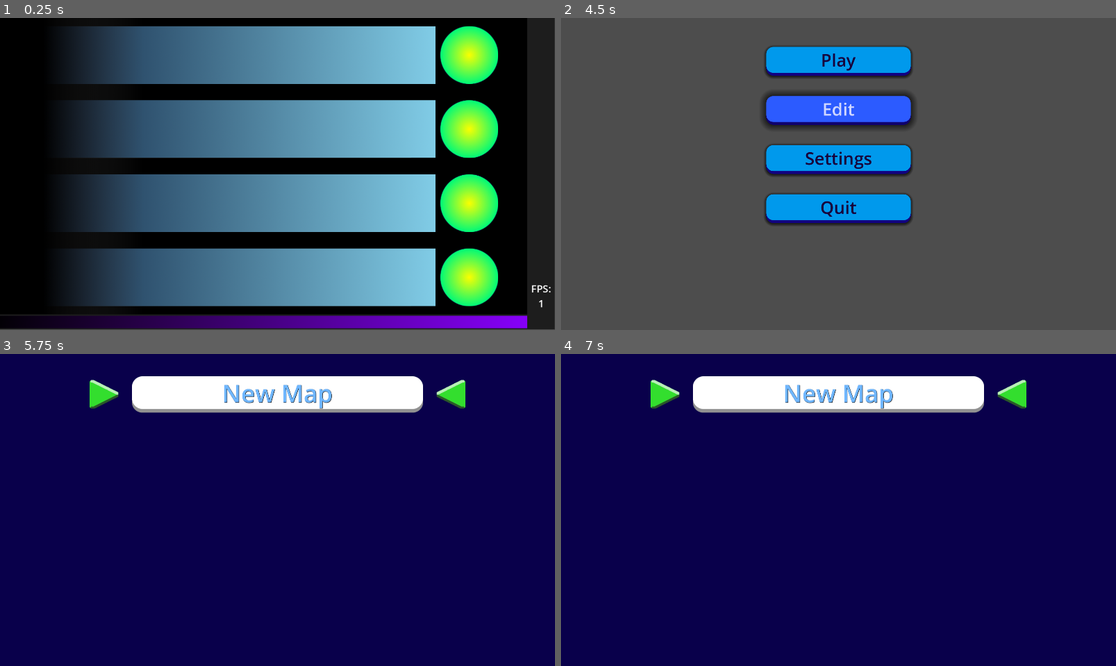
Above: before the commit, frames 1-4 (two rows, left to right).
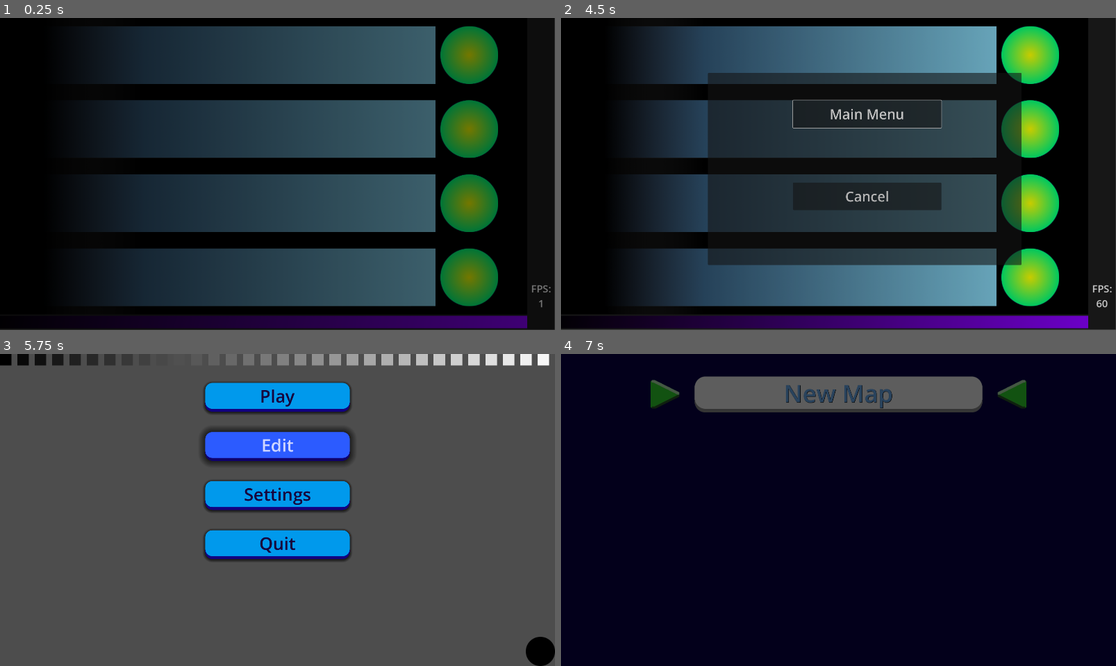
Above: after the commit, the same moments.

Repository: JoeVo1/RhythmGame
Game: Godot game, scene res://Scenes/game.tscn
Two runs of this game, one before a commit and one after it. Both use one fixed random seed, a clock stepped at 60 frames per second and the inputs below. This scene is started directly instead of the project's main scene.
Inputs (mouse positions are in pixels of both pictures, inside the frame that each line leads up to):
- Up to frame 1 (0.25 s): no input
- Up to frame 2 (4.5 s): tap Enter (ui_accept) at 0.5, 2, 3.5 s; move the mouse to (960, 158) at 0.52 s; hold Right (ui_right) 0.53-1.25 s; hold Enter (ui_accept) 0.53-1.25 s; click (960, 158) at 0.67 s; drag from (727, 189) to (1032, 55) at 1.27 s; move the mouse to (894, 105) at 2.02 s; hold Right (ui_right) 2.03-2.75 s; hold Enter (ui_accept) 2.03-2.75 s; click (894, 105) at 2.17 s; drag from (810, 236) to (1032, 55) at 2.77 s; move the mouse to (1005, 220) at 3.52 s; hold Left (ui_left) 3.53-4.25 s; hold Enter (ui_accept) 3.53-4.25 s; click (1005, 220) at 3.67 s; tap Escape (ui_cancel) at 4.15 s; click "Main Menu" at 4.25 s
- Up to frame 3 (5.75 s): click (277, 447) at 5 s, where only the run before the commit has a clickable "Edit"
- Up to frame 4 (7 s): click (838, 447) at 5.75 s, where only the run after the commit has a clickable "Edit"; click (838, 397) at 6.5 s, where only the run after the commit has a clickable "Play"

The runs differ from the first frame. In frame 1, 57% of the frame differs, in the area x 0-100%, y 2-100%; in frame 2, 98%; in frame 3, 100%; in frame 4, 100%, in the area x 0-100%, y 0-100%.
Error before the commit: Invalid access to property or key 'audio' on a base object of type 'Nil'. (res://Scripts/game.gd:20)
Error after the commit: Invalid access to property or key 'audio' on a base object of type 'Nil'. (res://Scripts/game.gd:23)

Commit message:
transitions menu audio visualizer

Diff:
--- /dev/null
+++ b/AudioVisualizer.gd
@@ -0,0 +1,60 @@
+extends Control
+
+@onready
+var spectrum = AudioServer.get_bus_effect_instance(1,0)
+
+@onready
+var swatches = $Swatches.get_children()
+
+const VU_COUNT = 32
+const HEIGHT = 3000
+const FREQ_MAX = 11050.0
+
+const MIN_DB = 70
+var volume = 0.0
+
+func _ready():
+	$AudioStreamPlayer.volume_db = SaveSettings.readData().audio
+	var i = 0
+	for swatch in swatches:
+		swatch.self_modulate = Color(i,i,i)
+		i +=0.03125
+
+func _process(delta):
+	if(!$AudioStreamPlayer.playing):
+		return
+	var prev_hz = 0
+	for i in range(1,VU_COUNT+1):
+		var hz = i * FREQ_MAX / VU_COUNT;
+		var f = spectrum.get_magnitude_for_frequency_range(prev_hz,hz)
+		var energy = clamp((MIN_DB + linear_to_db(f.length()))/MIN_DB,0,1)
+		var height = energy * HEIGHT
+
+		prev_hz = hz
+
+		var bottomRightRect = swatches[i - 1]
+
+		var tween = get_tree().create_tween()
+
+		tween.tween_property(bottomRightRect, "size", Vector2(bottomRightRect.size.x, height), 0.05)
+
+
+func playSong(songPath):
+	var song = null
+	songPath = "user://Songs/" + songPath
+	for file in DirAccess.get_files_at(songPath):
+		if(file.ends_with("ogg")):
+			song = file
+	if(song == null):
+		get_parent()._ready()
+		return
+	$AudioStreamPlayer.stream = AudioStreamOggVorbis.load_from_file(songPath + '/' + song)
+	$AudioStreamPlayer.play()
+
+func setVolume(vol):
+	$AudioStreamPlayer.volume_db += vol
+	volume = $AudioStreamPlayer.volume_db
+
+func initVolume(vol):
+	$AudioStreamPlayer.volume_db = vol
+	volume = $AudioStreamPlayer.volume_db
--- a/Prefabs/NoteCollider.tscn
+++ b/Prefabs/NoteCollider.tscn
@@ -6,13 +6,13 @@
 size = Vector2(250, 200)
 
 [sub_resource type="RectangleShape2D" id="RectangleShape2D_jnk6n"]
-size = Vector2(80, 200)
+size = Vector2(46, 200)
 
 [sub_resource type="RectangleShape2D" id="RectangleShape2D_766un"]
-size = Vector2(50, 200)
+size = Vector2(31, 200)
 
 [sub_resource type="RectangleShape2D" id="RectangleShape2D_txkby"]
-size = Vector2(20, 200)
+size = Vector2(16, 200)
 
 [node name="noteCollider" type="Node2D"]
 script = ExtResource("1_f2amj")
@@ -25,16 +25,19 @@
 [node name="OkayArea" type="Area2D" parent="."]
 
 [node name="CollisionShape2D" type="CollisionShape2D" parent="OkayArea"]
+position = Vector2(-17, 0)
 shape = SubResource("RectangleShape2D_jnk6n")
 
 [node name="GoodArea" type="Area2D" parent="."]
 
 [node name="CollisionShape2D" type="CollisionShape2D" parent="GoodArea"]
+position = Vector2(-9.5, 0)
 shape = SubResource("RectangleShape2D_766un")
 
 [node name="PerfectArea" type="Area2D" parent="."]
 
 [node name="CollisionShape2D" type="CollisionShape2D" parent="PerfectArea"]
+position = Vector2(-2, 0)
 shape = SubResource("RectangleShape2D_txkby")
 
 [connection signal="area_entered" from="MissArea" to="." method="_on_miss_area_area_entered"]
--- /dev/null
+++ b/Prefabs/audio_visualizer.tscn
@@ -0,0 +1,208 @@
+[gd_scene load_steps=2 format=3 uid="uid://c6n5p8l5rren5"]
+
+[ext_resource type="Script" path="res://AudioVisualizer.gd" id="1_70aoh"]
+
+[node name="AudioVisualizer" type="Control"]
+layout_mode = 3
+anchors_preset = 15
+anchor_right = 1.0
+anchor_bottom = 1.0
+grow_horizontal = 2
+grow_vertical = 2
+script = ExtResource("1_70aoh")
+
+[node name="AudioStreamPlayer" type="AudioStreamPlayer" parent="."]
+bus = &"Music"
+
+[node name="Swatches" type="Node" parent="."]
+
+[node name="ColorRect" type="ColorRect" parent="Swatches"]
+z_index = -1
+offset_right = 40.0
+offset_bottom = 40.0
+
+[node name="ColorRect2" type="ColorRect" parent="Swatches"]
+z_index = -1
+offset_left = 60.0
+offset_right = 100.0
+offset_bottom = 40.0
+
+[node name="ColorRect3" type="ColorRect" parent="Swatches"]
+z_index = -1
+offset_left = 120.0
+offset_right = 160.0
+offset_bottom = 40.0
+
+[node name="ColorRect4" type="ColorRect" parent="Swatches"]
+z_index = -1
+offset_left = 180.0
+offset_right = 220.0
+offset_bottom = 40.0
+
+[node name="ColorRect5" type="ColorRect" parent="Swatches"]
+z_index = -1
+offset_left = 240.0
+offset_right = 280.0
+offset_bottom = 40.0
+
+[node name="ColorRect6" type="ColorRect" parent="Swatches"]
+z_index = -1
+offset_left = 300.0
+offset_right = 340.0
+offset_bottom = 40.0
+
+[node name="ColorRect7" type="ColorRect" parent="Swatches"]
+z_index = -1
+offset_left = 360.0
+offset_right = 400.0
+offset_bottom = 40.0
+
+[node name="ColorRect8" type="ColorRect" parent="Swatches"]
+z_index = -1
+offset_left = 420.0
+offset_right = 460.0
+offset_bottom = 40.0
+
+[node name="ColorRect9" type="ColorRect" parent="Swatches"]
+z_index = -1
+offset_left = 480.0
+offset_right = 520.0
+offset_bottom = 40.0
+
+[node name="ColorRect10" type="ColorRect" parent="Swatches"]
+z_index = -1
+offset_left = 540.0
+offset_right = 580.0
+offset_bottom = 40.0
+
+[node name="ColorRect11" type="ColorRect" parent="Swatches"]
+z_index = -1
+offset_left = 600.0
+offset_right = 640.0
+offset_bottom = 40.0
+
+[node name="ColorRect12" type="ColorRect" parent="Swatches"]
+z_index = -1
+offset_left = 660.0
+offset_right = 700.0
+offset_bottom = 40.0
+
+[node name="ColorRect13" type="ColorRect" parent="Swatches"]
+z_index = -1
+offset_left = 720.0
+offset_right = 760.0
+offset_bottom = 40.0
+
+[node name="ColorRect14" type="ColorRect" parent="Swatches"]
+z_index = -1
+offset_left = 780.0
+offset_right = 820.0
+offset_bottom = 40.0
+
+[node name="ColorRect15" type="ColorRect" parent="Swatches"]
+z_index = -1
+offset_left = 840.0
+offset_right = 880.0
+offset_bottom = 40.0
+
+[node name="ColorRect16" type="ColorRect" parent="Swatches"]
+z_index = -1
+offset_left = 900.0
+offset_right = 940.0
+offset_bottom = 40.0
+
+[node name="ColorRect17" type="ColorRect" parent="Swatches"]
+z_index = -1
+offset_left = 960.0
+offset_right = 1000.0
+offset_bottom = 40.0
+
+[node name="ColorRect18" type="ColorRect" parent="Swatches"]
+z_index = -1
+offset_left = 1020.0
+offset_right = 1060.0
+offset_bottom = 40.0
+
+[node name="ColorRect19" type="ColorRect" parent="Swatches"]
+z_index = -1
+offset_left = 1080.0
+offset_right = 1120.0
+offset_bottom = 40.0
+
+[node name="ColorRect20" type="ColorRect" parent="Swatches"]
+z_index = -1
+offset_left = 1140.0
+offset_right = 1180.0
+offset_bottom = 40.0
+
+[node name="ColorRect21" type="ColorRect" parent="Swatches"]
+z_index = -1
+offset_left = 1200.0
+offset_right = 1240.0
+offset_bottom = 40.0
+
+[node name="ColorRect22" type="ColorRect" parent="Swatches"]
+z_index = -1
+offset_left = 1260.0
+offset_right = 1300.0
+offset_bottom = 40.0
+
+[node name="ColorRect23" type="ColorRect" parent="Swatches"]
+z_index = -1
+offset_left = 1320.0
+offset_right = 1360.0
+offset_bottom = 40.0
+
+[node name="ColorRect24" type="ColorRect" parent="Swatches"]
+z_index = -1
+offset_left = 1380.0
+offset_right = 1420.0
+offset_bottom = 40.0
+
+[node name="ColorRect25" type="ColorRect" parent="Swatches"]
+z_index = -1
+offset_left = 1440.0
+offset_right = 1480.0
+offset_bottom = 40.0
+
+[node name="ColorRect26" type="ColorRect" parent="Swatches"]
+z_index = -1
+offset_left = 1500.0
+offset_right = 1540.0
+offset_bottom = 40.0
+
+[node name="ColorRect27" type="ColorRect" parent="Swatches"]
+z_index = -1
+offset_left = 1560.0
+offset_right = 1600.0
+offset_bottom = 40.0
+
+[node name="ColorRect28" type="ColorRect" parent="Swatches"]
+z_index = -1
+offset_left = 1620.0
+offset_right = 1660.0
+offset_bottom = 40.0
+
+[node name="ColorRect29" type="ColorRect" parent="Swatches"]
+z_index = -1
+offset_left = 1680.0
+offset_right = 1720.0
+offset_bottom = 40.0
+
+[node name="ColorRect30" type="ColorRect" parent="Swatches"]
+z_index = -1
+offset_left = 1740.0
+offset_right = 1780.0
+offset_bottom = 40.0
+
+[node name="ColorRect31" type="ColorRect" parent="Swatches"]
+z_index = -1
+offset_left = 1800.0
+offset_right = 1840.0
+offset_bottom = 40.0
+
+[node name="ColorRect32" type="ColorRect" parent="Swatches"]
+z_index = -1
+offset_left = 1860.0
+offset_right = 1900.0
+offset_bottom = 40.0
--- /dev/null
+++ b/Prefabs/transition.tscn
@@ -0,0 +1,74 @@
+[gd_scene load_steps=4 format=3 uid="uid://dmj3dvw2qrrx6"]
+
+[sub_resource type="Animation" id="Animation_3t6b7"]
+resource_name = "fade_in"
+length = 0.5
+tracks/0/type = "value"
+tracks/0/imported = false
+tracks/0/enabled = true
+tracks/0/path = NodePath("Transition/ColorRect2:self_modulate")
+tracks/0/interp = 1
+tracks/0/loop_wrap = true
+tracks/0/keys = {
+"times": PackedFloat32Array(0, 0.5),
+"transitions": PackedFloat32Array(1, 1),
+"update": 0,
+"values": [Color(0, 0, 0, 1), Color(0, 0, 0, 0)]
+}
+tracks/1/type = "value"
+tracks/1/imported = false
+tracks/1/enabled = true
+tracks/1/path = NodePath("Transition/ColorRect2:visible")
+tracks/1/interp = 1
+tracks/1/loop_wrap = true
+tracks/1/keys = {
+"times": PackedFloat32Array(0, 0.5),
+"transitions": PackedFloat32Array(1, 1),
+"update": 1,
+"values": [true, false]
+}
+
+[sub_resource type="Animation" id="Animation_27ymq"]
+resource_name = "fade_out"
+tracks/0/type = "value"
+tracks/0/imported = false
+tracks/0/enabled = true
+tracks/0/path = NodePath("Transition/ColorRect2:self_modulate")
+tracks/0/interp = 1
+tracks/0/loop_wrap = true
+tracks/0/keys = {
+"times": PackedFloat32Array(0, 1),
+"transitions": PackedFloat32Array(1, 1),
+"update": 0,
+"values": [Color(0, 0, 0, 0), Color(0, 0, 0, 1)]
+}
+tracks/1/type = "value"
+tracks/1/imported = false
+tracks/1/enabled = true
+tracks/1/path = NodePath("Transition/ColorRect2:visible")
+tracks/1/interp = 1
+tracks/1/loop_wrap = true
+tracks/1/keys = {
+"times": PackedFloat32Array(0),
+"transitions": PackedFloat32Array(1),
+"update": 1,
+"values": [true]
+}
+
+[sub_resource type="AnimationLibrary" id="AnimationLibrary_b3h1c"]
+_data = {
+"fade_in": SubResource("Animation_3t6b7"),
+"fade_out": SubResource("Animation_27ymq")
+}
+
+[node name="Transition" type="AnimationPlayer"]
+libraries = {
+"": SubResource("AnimationLibrary_b3h1c")
+}
+
+[node name="ColorRect2" type="ColorRect" parent="."]
+visible = false
+self_modulate = Color(0, 0, 0, 1)
+z_index = 10
+offset_right = 2020.0
+offset_bottom = 1200.0
--- a/Scenes/SongSelection.tscn
+++ b/Scenes/SongSelection.tscn
@@ -1,8 +1,9 @@
-[gd_scene load_steps=4 format=3 uid="uid://xlgdfegog77e"]
+[gd_scene load_steps=5 format=3 uid="uid://xlgdfegog77e"]
 
 [ext_resource type="Script" path="res://Scripts/SongSelection.gd" id="1_7ad2l"]
 [ext_resource type="Texture2D" uid="uid://btwava1ekqde3" path="res://Assets/arrow.png" id="2_36y4i"]
 [ext_resource type="Script" path="res://Scripts/Arrows.gd" id="2_mv6ht"]
+[ext_resource type="PackedScene" uid="uid://dmj3dvw2qrrx6" path="res://Prefabs/transition.tscn" id="4_0cbcg"]
 
 [node name="SongSelection" type="Node2D"]
 script = ExtResource("1_7ad2l")
@@ -34,3 +35,5 @@
 position = Vector2(-600, 0)
 scale = Vector2(-1, 1)
 texture = ExtResource("2_36y4i")
+
+[node name="Transition" parent="." instance=ExtResource("4_0cbcg")]
--- a/Scenes/edit.tscn
+++ b/Scenes/edit.tscn
@@ -238,6 +238,8 @@
 offset_right = 2400.0
 offset_bottom = 971.0
 
+[node name="Notes" type="Node" parent="."]
+
 [connection signal="beat" from="Conductor" to="." method="_on_conductor_beat"]
 [connection signal="value_changed" from="UI/BPM" to="." method="_on_bpm_value_changed"]
 [connection signal="value_changed" from="UI/Delay" to="." method="_on_delay_value_changed"]
--- a/Scenes/game.tscn
+++ b/Scenes/game.tscn
@@ -12,8 +12,9 @@
 [ext_resource type="Texture2D" uid="uid://duha318pwi42l" path="res://Assets/BackGroundaddition.png" id="9_rnyqd"]
 [ext_resource type="Texture2D" uid="uid://5gpbmcbv3n0t" path="res://Assets/circle.png" id="11_bn4rh"]
 [ext_resource type="Texture2D" uid="uid://bvhagsj1wllfi" path="res://Assets/circleinner.png" id="12_se3sn"]
-[ext_resource type="Script" path="res://Scenes/ClosingDoors.gd" id="13_f0c6j"]
+[ext_resource type="Script" path="res://Scripts/ClosingDoors.gd" id="13_hrdxn"]
 [ext_resource type="Texture2D" uid="uid://2a7e7mwactfc" path="res://Assets/closingScene.png" id="14_lnmbo"]
+[ext_resource type="PackedScene" uid="uid://dmj3dvw2qrrx6" path="res://Prefabs/transition.tscn" id="15_fe18q"]
 
 [sub_resource type="AudioStream" id="AudioStream_26cnw"]
 
@@ -25,7 +26,7 @@
 centered = false
 
 [node name="Sprite2D" type="Sprite2D" parent="BackGrounds"]
-top_level = true
+z_index = 2
 texture = ExtResource("3_vrf2l")
 centered = false
 
@@ -158,7 +159,7 @@
 [node name="Notes" type="Node" parent="."]
 
 [node name="Doors" type="Node2D" parent="."]
-script = ExtResource("13_f0c6j")
+script = ExtResource("13_hrdxn")
 topDestination = -132.5
 bottemDestination = 277.0
 
@@ -181,7 +182,7 @@
 
 [node name="Panel" type="Panel" parent="Doors"]
 visible = false
-self_modulate = Color(0, 0, 0, 1)
+self_modulate = Color(0, 0, 0, 0)
 z_index = 5
 offset_left = 40.0
 offset_top = 50.0
@@ -273,6 +274,11 @@
 theme_override_font_sizes/font_size = 50
 text = "Perfect: "
 
+[node name="Transition" parent="." instance=ExtResource("15_fe18q")]
+
+[node name="FinishTimer" type="Timer" parent="."]
+one_shot = true
+
 [connection signal="beat" from="Conductor" to="." method="_on_conductor_beat"]
 [connection signal="songFinished" from="Conductor" to="." method="_on_conductor_song_finished"]
 [connection signal="button_down" from="Panel/BackBtn" to="." method="_on_back_btn_button_down"]
--- a/Scenes/main_menu.tscn
+++ b/Scenes/main_menu.tscn
@@ -1,6 +1,10 @@
-[gd_scene load_steps=5 format=3 uid="uid://c6qut1teuwudk"]
+[gd_scene load_steps=9 format=3 uid="uid://c6qut1teuwudk"]
 
 [ext_resource type="Script" path="res://Scripts/main_menu.gd" id="1_oqj31"]
+[ext_resource type="PackedScene" uid="uid://c6n5p8l5rren5" path="res://Prefabs/audio_visualizer.tscn" id="2_i2jmd"]
+[ext_resource type="Texture2D" uid="uid://5gpbmcbv3n0t" path="res://Assets/circle.png" id="3_m1d8i"]
+[ext_resource type="Texture2D" uid="uid://bvhagsj1wllfi" path="res://Assets/circleinner.png" id="4_jsqoh"]
+[ext_resource type="PackedScene" uid="uid://dmj3dvw2qrrx6" path="res://Prefabs/transition.tscn" id="5_sunvn"]
 
 [sub_resource type="StyleBoxFlat" id="StyleBoxFlat_74css"]
 bg_color = Color(0.1741, 0.358487, 1, 1)
@@ -85,6 +89,31 @@
 theme = SubResource("Theme_mg802")
 text = "Quit"
 
+[node name="AudioVisualizer" parent="." instance=ExtResource("2_i2jmd")]
+layout_mode = 1
+offset_top = 1080.0
+offset_right = 0.000976563
+offset_bottom = 1080.0
+
+[node name="VolumeBar" type="TextureProgressBar" parent="."]
+z_index = 1
+layout_mode = 0
+offset_left = 1819.0
+offset_top = 979.0
+offset_right = 1920.0
+offset_bottom = 1080.0
+min_value = -80.0
+max_value = 24.0
+value = -80.0
+fill_mode = 4
+texture_under = ExtResource("3_m1d8i")
+texture_progress = ExtResource("4_jsqoh")
+
+[node name="Timer" type="Timer" parent="."]
+wait_time = 1.5
+
+[node name="Transition" parent="." instance=ExtResource("5_sunvn")]
+
 [connection signal="button_down" from="PlayBtn" to="." method="_on_play_btn_button_down"]
 [connection signal="button_down" from="EditBtn" to="." method="_on_edit_btn_button_down"]
 [connection signal="button_down" from="SettingsBtn" to="." method="_on_settings_btn_button_down"]
--- a/Scenes/ClosingDoors.gd
+++ b/Scripts/ClosingDoors.gd
@@ -3,12 +3,16 @@
 @export var topDestination: float
 @export var bottemDestination: float
 var closing = false
+var mod = false
 
 func _physics_process(delta):
 	if(!closing):
 		return
 	$Top.position.y = lerpf($Top.position.y, topDestination, 0.05)
 	$Bottem.position.y = lerpf($Bottem.position.y, bottemDestination, 0.05)
+	if(mod):
+		if($Panel.self_modulate.a < 1):
+			$Panel.self_modulate += Color(0.2,0.2,0.2) * delta
 
 func closeDoors():
 	closing = true
@@ -20,4 +24,5 @@
 	$Panel/Okay/Label.text += str(Collider.okayScore)
 	$Panel/Good/Label.text += str(Collider.goodScore)
 	$Panel/Perfect/Label.text += str(Collider.perfectScore)
+	mod = true
 	$Panel.visible = true
--- a/Scripts/SongSelection.gd
+++ b/Scripts/SongSelection.gd
@@ -16,6 +16,7 @@
 static var songToPlay
 var dir
 var noteGUIs: Array
+var changingScene = false
 
 func _physics_process(delta):
 	$ScrollContainer.scroll_vertical = lerp(float($ScrollContainer.scroll_vertical), float(pos2), switchSpeed * delta)
@@ -38,14 +39,25 @@
 		SetColor(0)
 
 	if(event.is_action_pressed("ui_accept")):
+		if(changingScene):
+			return
+		changingScene = true
+		$Transition.play("fade_out")
+		await $Transition.animation_finished
 		loadSong(0)
 
 	if(event.is_action_pressed("ui_cancel")):
+		if(changingScene):
+			return
+		changingScene = true
+		$Transition.play("fade_out")
+		await $Transition.animation_finished
 		var GameInstance = mainMenu.instantiate()
 		get_parent().add_child(GameInstance)
 		queue_free()
 
 func changeGameScene(sceneIndex):
+	$Transition.play("fade_in")
 	var editor = false
 	match sceneIndex:
 		0:
@@ -86,7 +98,7 @@
 			loadSong(int(event.position.y + 80)/ guiOffset - 1)
 
 func SetColor(i):
-	if(i + curPos > dir.size() || dir[curPos + i] == "New Map"):
+	if(i + curPos > dir.size() - 1 || dir[curPos + i] == "New Map"):
 		return
 	var dataPath = null
 	for file in DirAccess.get_files_at(path + str(dir[curPos + i])):
@@ -94,7 +106,7 @@
 			dataPath = path + dir[curPos + i] + '/' + file
 	if(dataPath == null):
 		return
-	var songData = parseFile(dataPath)
+	var songData: Dictionary = parseFile(dataPath)
 	if(!songData.has("color")):
 		noteGUIs[curPos + i].self_modulate = Color(0.556952,1,0.579451,1)
 		return
--- a/Scripts/editor.gd
+++ b/Scripts/editor.gd
@@ -186,7 +186,7 @@
 
 func spawnNote(lane, _char):
 	NoteInstance = Note.instantiate()
-	add_child(NoteInstance)
+	$Notes.add_child(NoteInstance)
 	NoteInstance.initialize(lane, _char, approachRate)
 
 func parseFile(_path):
@@ -211,7 +211,7 @@
 	var notes : Array
 	data["bpm"] = bpm
 	data["delay"] = delay
-
+	var i = 0
 	for note in allNotes.values():
 		var dic : Dictionary
 		dic["beat"] = note.beat
@@ -226,7 +226,7 @@
 	else:
 		data["color"] = var_to_str(Color(1,1,1,1))
 	if(path == "user://Songs/New Map"):
-		var i = 0
+
 		while(true):
 			if(DirAccess.dir_exists_absolute(path + str(i))):
 				i+=1
@@ -239,6 +239,11 @@
 		return
 	var file = FileAccess.open(dataPath, FileAccess.WRITE)
 	file.store_string(JSON.stringify(data))
+	var songfile = FileAccess.open(songPath, FileAccess.READ)
+	songfile = songfile.get_buffer(INF)
+	print(songfile)
+	var newSongFile = FileAccess.open(path + str(i) + "/song.ogg", FileAccess.WRITE)
+	newSongFile.store_buffer(songfile)
 
 func customSort(a,b):
 	return a.beat < b.beat
--- a/Scripts/game.gd
+++ b/Scripts/game.gd
@@ -13,10 +13,13 @@
 var currentBeat = 0
 var maxBeats
 var delay
-var color
+var color: Color
 var approachRate = 2
+var changingScene = false
 # Called when the node enters the scene tree for the first time.
 func _ready():
+	$Doors.set_process(false)
+	$Transition.play("fade_in")
 	conductor.volume_db = SaveSettings.readData().audio
 	for file in DirAccess.get_files_at(path):
 		if(file.ends_with(".ogg")):
@@ -26,6 +29,8 @@
 	songData = parseFile(dataPath)
 	conductor.loadSong(songPath,bpm,delay)
 	$TextureProgressBar.max_value = conductor.song_length
+	color *= 0.2
+	color.a = 1
 	$Doors/Top.self_modulate = color
 	$Doors/Bottem.self_modulate = color
 
@@ -93,21 +98,27 @@
 func customSort(a,b):
 	return a.beat < b.beat
 
-
 func _on_back_btn_button_down():
+	if(changingScene):
+		return
+	changingScene = true
 	SaveSettings.writeData(conductor.volume_db)
+	$Transition.play("fade_out")
+	await $Transition.animation_finished
 	get_tree().current_scene = self
 	get_tree().change_scene_to_file("res://Scenes/main_menu.tscn")
-
 
 func _on_cancel_btn_button_down():
 	conductor.stream_paused = false
 	note_.pause = false
 	$Panel.visible = false
 
-
 func _on_conductor_song_finished():
+	$FinishTimer.wait_time = conductor.sec_per_beat * 4
+	$FinishTimer.start()
+	await $FinishTimer.timeout
 	SaveSettings.writeData(conductor.volume_db)
+	$Doors.set_process(true)
 	$Doors.closeDoors()
 
 func showVolumeBar() -> void:
--- a/Scripts/main_menu.gd
+++ b/Scripts/main_menu.gd
@@ -1,8 +1,17 @@
 extends Control
-
+var rng = RandomNumberGenerator.new()
 var songSelection = load("res://Scenes/SongSelection.tscn")
 
+func _ready():
+	$AudioVisualizer.initVolume(SaveSettings.readData().audio)
+	var files = DirAccess.get_directories_at("user://Songs/")
+	$AudioVisualizer.playSong(files[rng.randi_range(0,files.size() - 1)])
+	$Transition.play("fade_in")
+
 func _on_play_btn_button_down():
+	$Transition.play("fade_out")
+	await $Transition.animation_finished
+	SaveSettings.writeData($AudioVisualizer.volume)
 	var instance = songSelection.instantiate()
 	instance.changeGameScene(0)
 	get_parent().add_child(instance)
@@ -10,6 +19,9 @@
 
 
 func _on_edit_btn_button_down():
+	$Transition.play("fade_out")
+	await $Transition.animation_finished
+	SaveSettings.writeData($AudioVisualizer.volume)
 	var instance = songSelection.instantiate()
 	instance.changeGameScene(1)
 	get_parent().add_child(instance)
@@ -21,4 +33,27 @@
 
 
 func _on_quit_btn_button_down():
+	$Transition.play("fade_out")
+	await $Transition.animation_finished
+	SaveSettings.writeData($AudioVisualizer.volume)
 	get_tree().quit()
+
+func _unhandled_input(event):
+	if(event is InputEventMouseButton):
+		if(event.button_index == MOUSE_BUTTON_WHEEL_UP):
+			$AudioVisualizer.setVolume(1.04)
+			$VolumeBar.value = $AudioVisualizer.volume
+			showVolumeBar()
+			return
+		if(event.button_index == MOUSE_BUTTON_WHEEL_DOWN):
+			$AudioVisualizer.setVolume(-1.04)
+			$VolumeBar.value = $AudioVisualizer.volume
+			showVolumeBar()
+
+
+func showVolumeBar() -> void:
+	$VolumeBar.visible = true
+	$Timer.wait_time = (1)
+	$Timer.start()
+	await $Timer.timeout
+	$VolumeBar.visible = false
--- /dev/null
+++ b/default_bus_layout.tres
@@ -0,0 +1,14 @@
+[gd_resource type="AudioBusLayout" load_steps=2 format=3 uid="uid://dhvpcftc7t6ei"]
+
+[sub_resource type="AudioEffectSpectrumAnalyzer" id="AudioEffectSpectrumAnalyzer_jrq6f"]
+resource_name = "SpectrumAnalyzer"
+
+[resource]
+bus/1/name = &"Music"
+bus/1/solo = false
+bus/1/mute = false
+bus/1/bypass_fx = false
+bus/1/volume_db = 0.0
+bus/1/send = &"Master"
+bus/1/effect/0/effect = SubResource("AudioEffectSpectrumAnalyzer_jrq6f")
+bus/1/effect/0/enabled = true
Binary file removed: Scenes/SongGUI.png
Not shown, removed: Scenes/SongGUI.png.import
Not shown: 1 places in Scenes/game.tscn that only renumber resources
Not shown, added: Scripts/aud7A4A.tmp
Not shown, added: Scripts/audA68B.tmp
Not shown, added: Scripts/audDB5A.tmp
